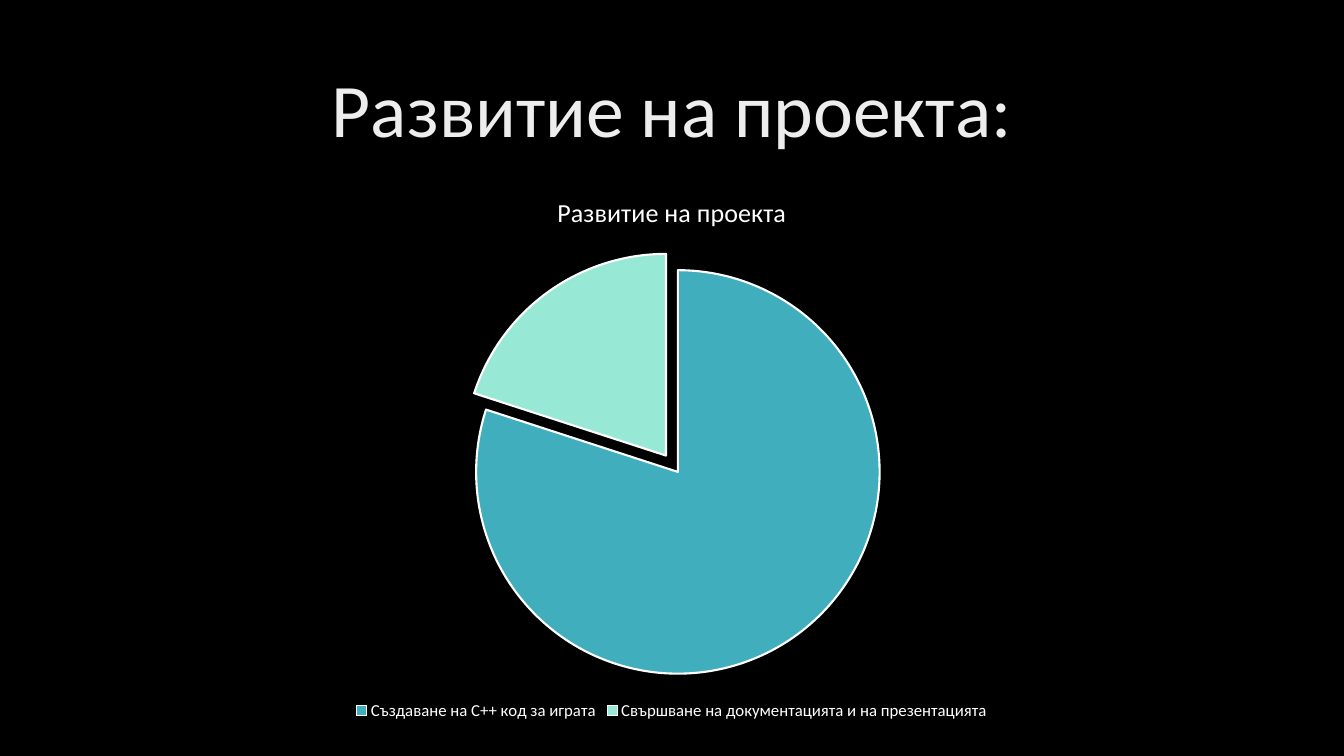
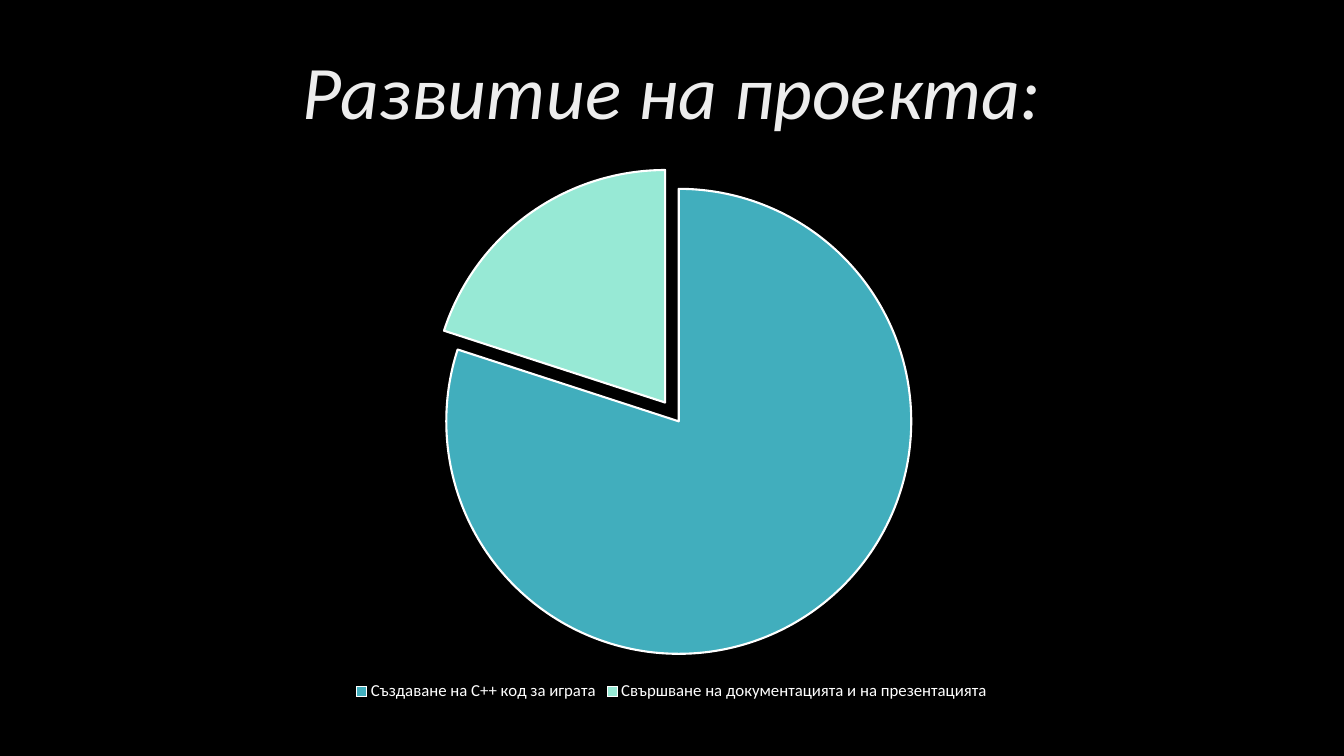
Before and after one commit to EGGeorgieva21/Hangman-project-2022, a slide deck: slide 8 of docs/presentation.pptx. Drawn at 1344x756 pixels with LibreOffice and Linux fonts; fonts in the diff are those of the drawing; background and template pictures are left out. Boxes give left, top, right and bottom in pixels: in the first picture for what was removed or moved away, otherwise in the second. Text is boxed around its words. In the diff, an @@ line names an element or a change of style, - is before the commit and + after.

```diff
--- a/docs/presentation.pptx
+++ b/docs/presentation.pptx
@@ title "Развитие на проекта:" moved from (x1=332, y1=88, x2=1011, y2=150) to (x1=303, y1=70, x2=1041, y2=132) @@
@@ title "Развитие на проекта:" at (x1=303, y1=70, x2=1041, y2=132): italic on @@
@@ pie chart moved from (x1=244, y1=173, x2=1101, y2=725) to (x1=244, y1=154, x2=1101, y2=706) @@
@@ pie chart at (x1=244, y1=154, x2=1101, y2=706) @@
@@ title "Развитие на проекта" removed @@
-Развитие на проекта: 80, 20
+Series 1: 80, 20
```
Also in this commit, not shown: 7 other slides changed, 1 slide added, 1 slide removed, 1 other file.
